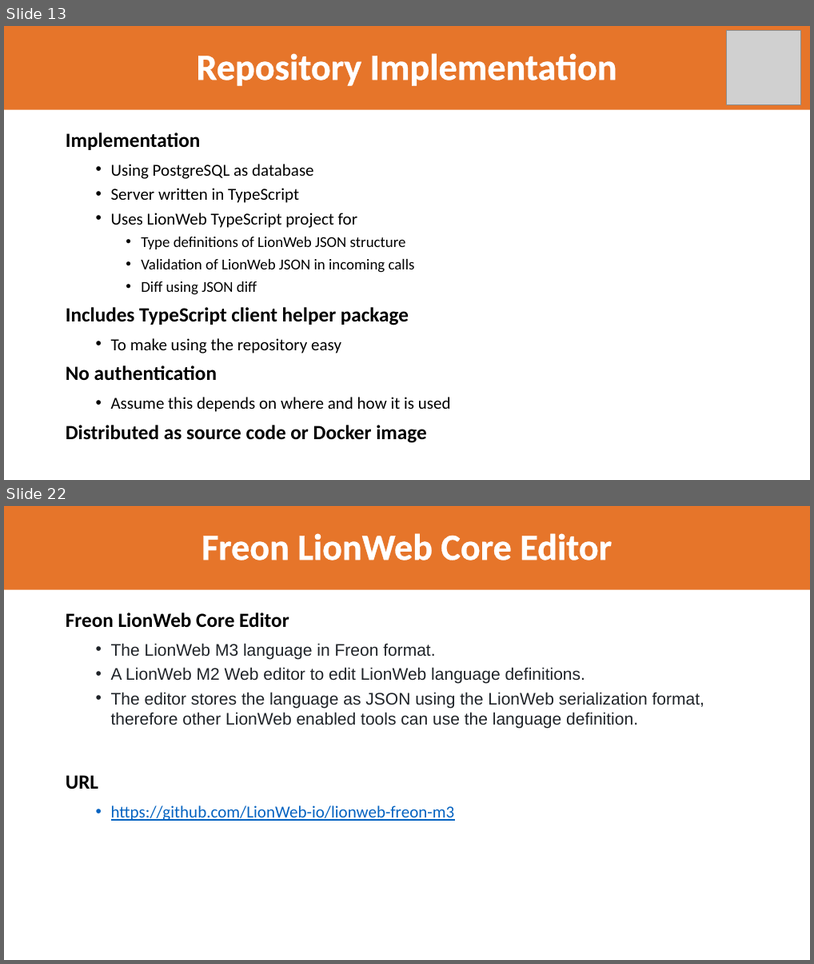
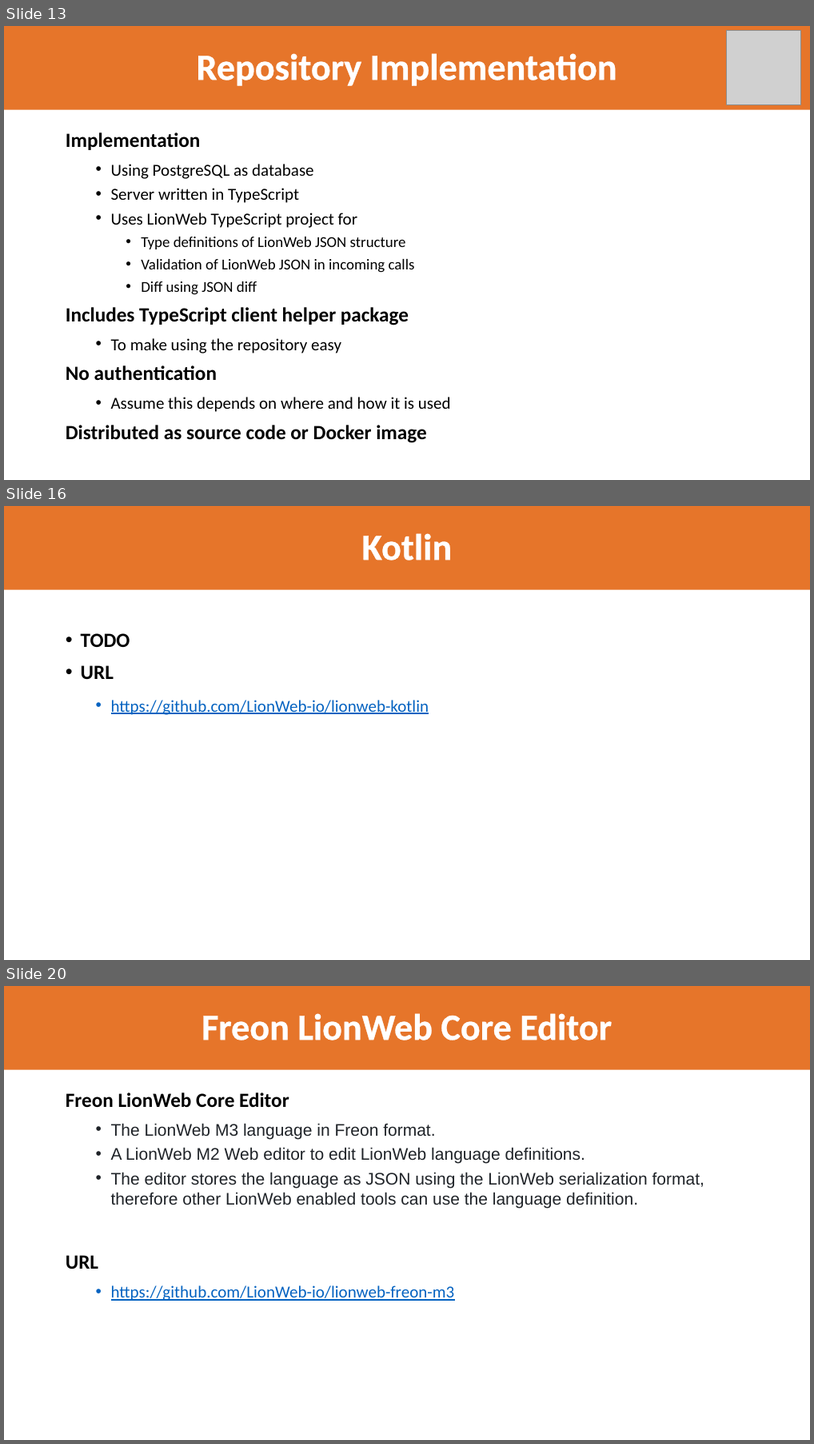
Before and after one commit to LionWeb-io/specification, a slide deck: resources/LangDev 2024 Talk-jos.pptx. Shown one above the other, each under a label of ours: slides 13 and 22 before the commit, slides 13, 16 and 20 after it; the slides between them are not shown. The pictures are 814x964 and 814x1444 pixels, drawn with LibreOffice and Linux fonts; fonts in the diff are those of the drawing; grey boxes stand for pictures; background and template pictures are left out. Boxes give left, top, right and bottom in pixels: in the first picture for what was removed or moved away, otherwise in the second. Text is boxed around its words. In the diff, an @@ line names an element or a change of style, - is before the commit and + after.

Commit message:
Layout improved, more text

```diff
--- a/resources/LangDev 2024 Talk-jos.pptx
+++ b/resources/LangDev 2024 Talk-jos.pptx
@@ slide 16 added at [4, 506, 810, 960], background #FFFFFF @@
@@ title added at [4, 506, 810, 589], fill #E6752A, 44 pt, text #FFFFFF, bold @@
+Kotlin
@@ text added at [81, 633, 430, 715], 20 pt, text #0563C1, underline @@
+TODO
+URL
+  • https://github.com/LionWeb-io/lionweb-kotlin
@@ what was slide 22 is now slide 20 @@
```
Also in this commit, not shown: 15 slides changed, 6 other slides added, 8 slides removed.
